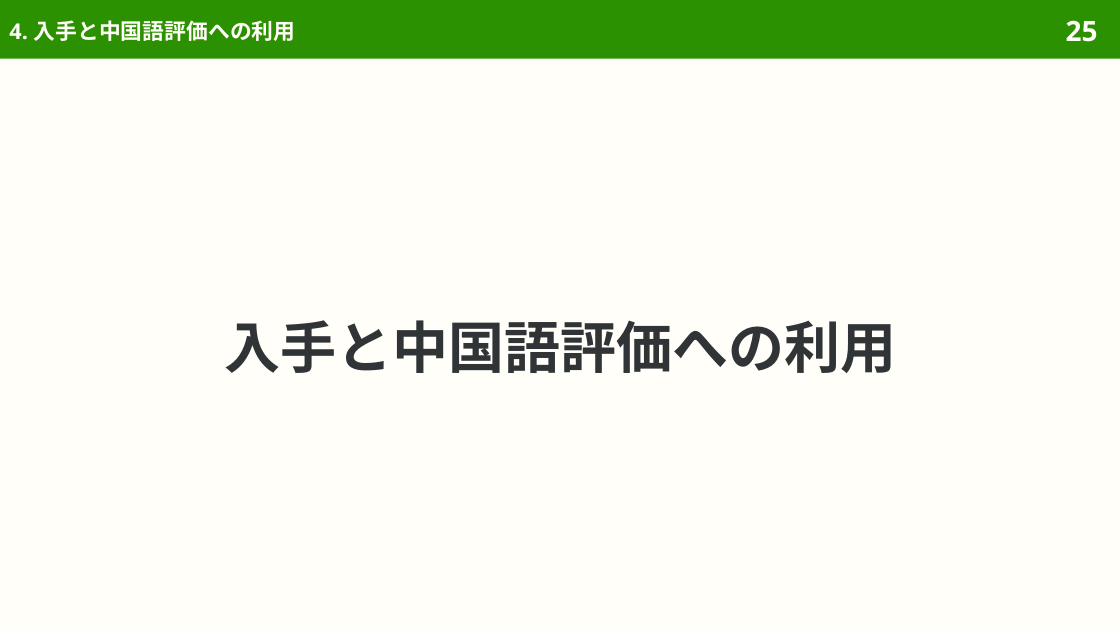
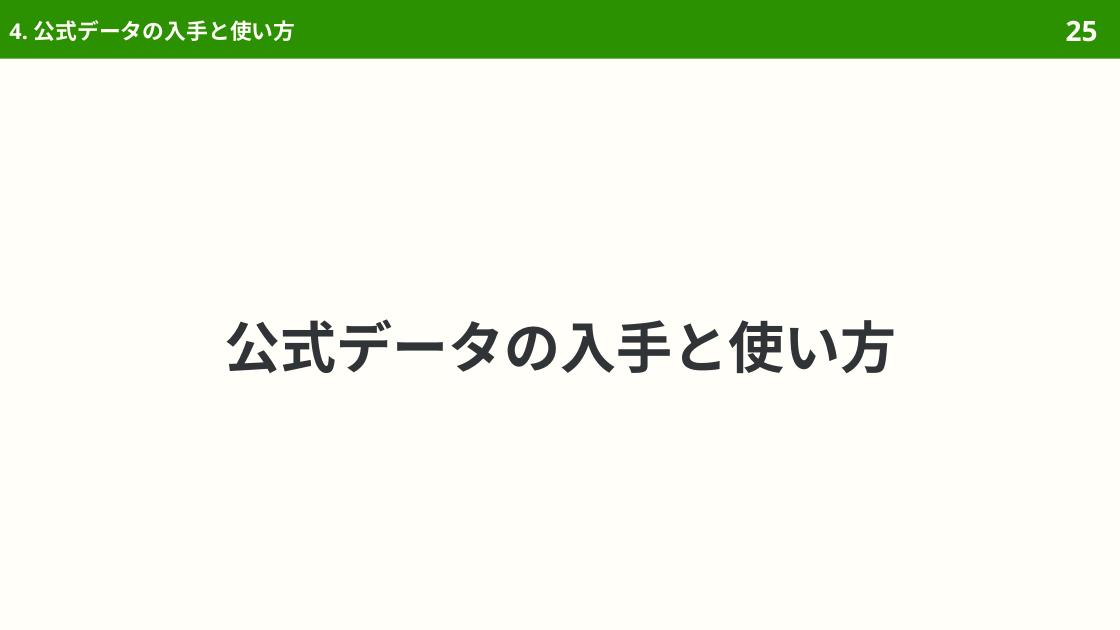
Before and after one commit to sasakiy84/datasets-in-10-minutes, a slide deck: slide 25 of slides/datasets-in-10-minutes-pattern-matching-suppression.pptx. Drawn at 1120x630 pixels with LibreOffice and Linux fonts; fonts in the diff are those of the drawing. Boxes give left, top, right and bottom in pixels: in the first picture for what was removed or moved away, otherwise in the second. Text is boxed around its words. In the diff, an @@ line names an element or a change of style, - is before the commit and + after.

```diff
--- a/slides/datasets-in-10-minutes-pattern-matching-suppression.pptx
+++ b/slides/datasets-in-10-minutes-pattern-matching-suppression.pptx
@@ title at (9, 20, 296, 41): text changed @@
-4. 入手と中国語評価への利用
+4. 公式データの入手と使い方
@@ title at (224, 319, 896, 374): text changed @@
-入手と中国語評価への利用
+公式データの入手と使い方
```
Also in this commit, not shown: 4 other slides changed, 3 slides removed, 49 other files.
